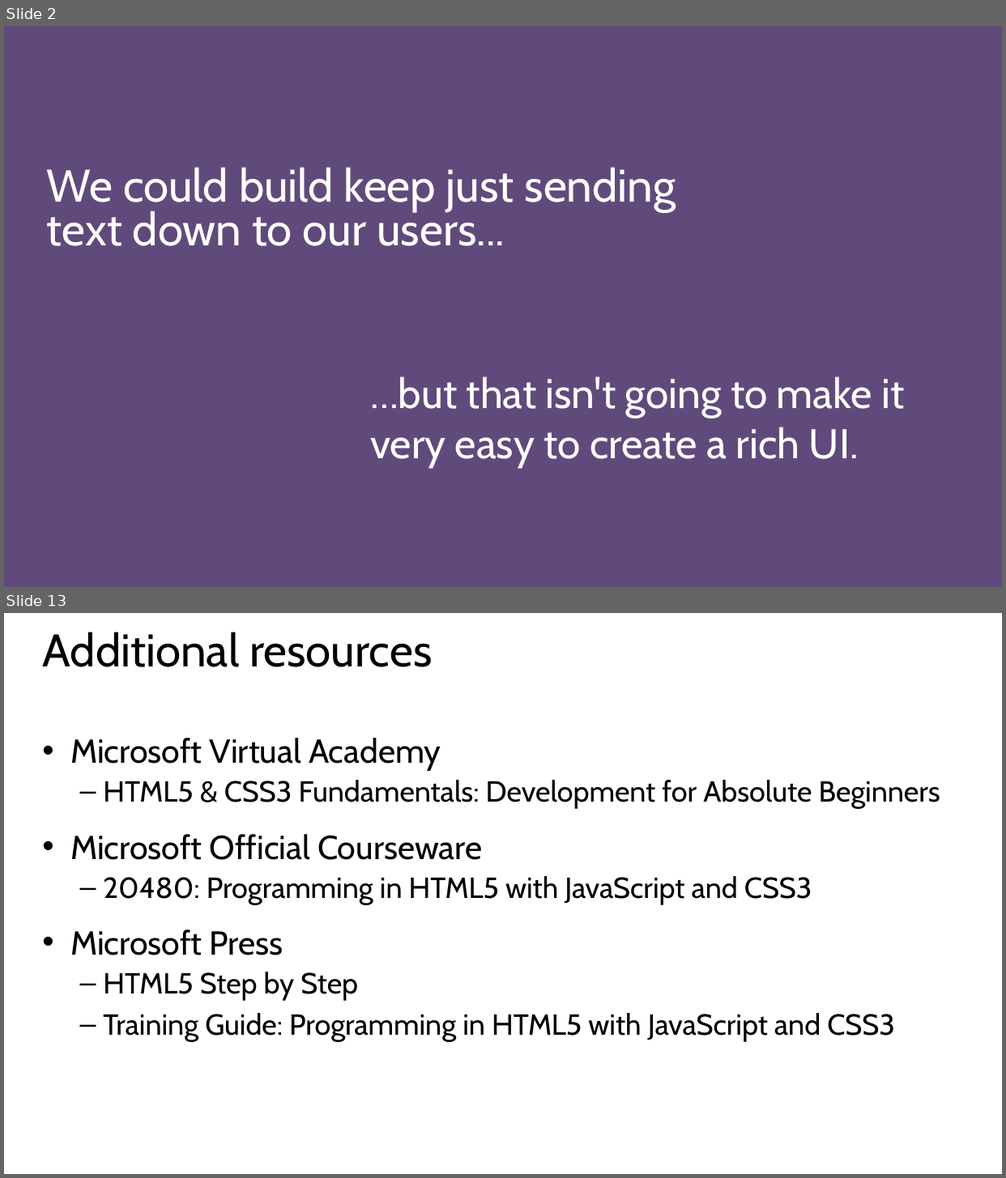
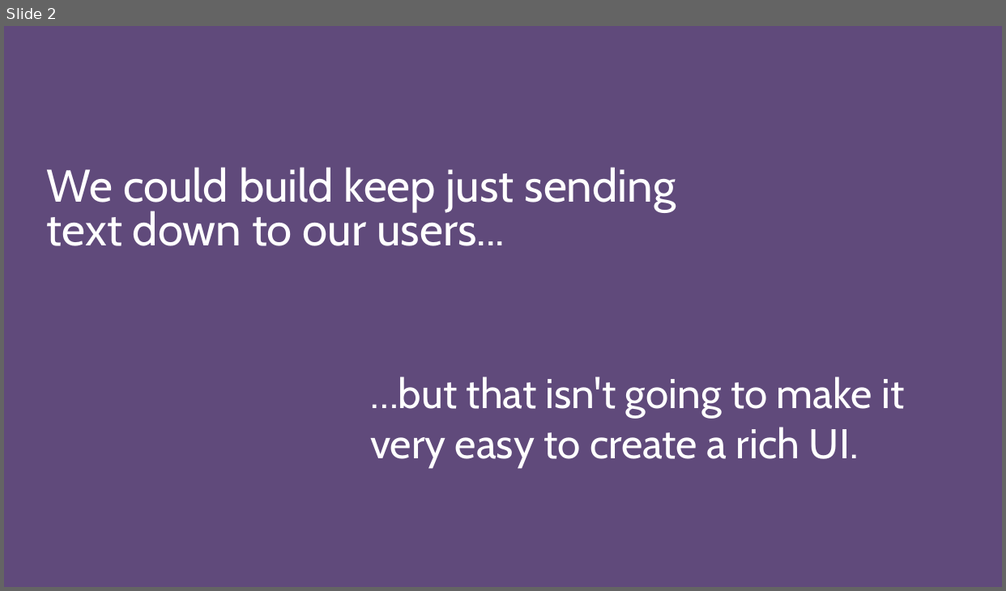
Before and after one commit to GeekTrainer/Flask, a slide deck: Slides/Module 3 - Creating an interface.pptx. Shown one above the other, each under a label of ours: slides 2 and 13 before the commit, slide 2 after it; the slides between them are not shown. The pictures are 1006x1178 and 1006x591 pixels, drawn with LibreOffice and Linux fonts; fonts in the diff are those of the drawing. Boxes give left, top, right and bottom in pixels: in the first picture for what was removed or moved away, otherwise in the second. Text is boxed around its words. In the diff, an @@ line names an element or a change of style, - is before the commit and + after.

```diff
--- a/Slides/Module 3 - Creating an interface.pptx
+++ b/Slides/Module 3 - Creating an interface.pptx
@@ slide 13 removed at box(4, 613, 1002, 1174), background #FFFFFF @@
@@ title removed at box(43, 632, 432, 667) @@
-Additional resources
@@ text removed at box(70, 738, 940, 1041) @@
-• Microsoft Virtual Academy
-  – HTML5 & CSS3 Fundamentals: Development for Absolute Beginners
-• Microsoft Official Courseware
-  – 20480: Programming in HTML5 with JavaScript and CSS3
-• Microsoft Press
-  – HTML5 Step by Step
-  – Training Guide: Programming in HTML5 with JavaScript and CSS3
```
Also in this commit, not shown: 1 slide changed, 4 slides added, 9 other slides removed, 1 other file.
